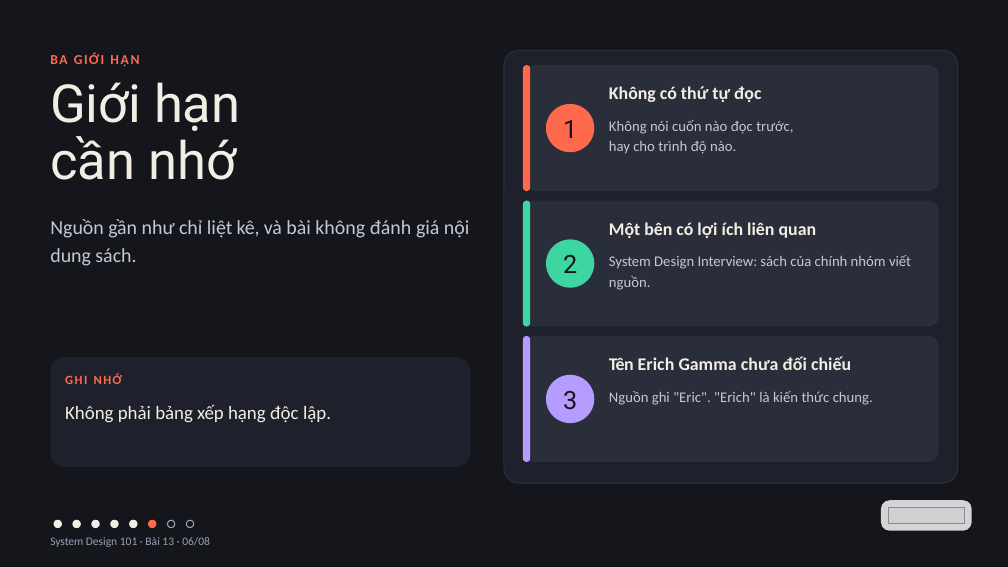
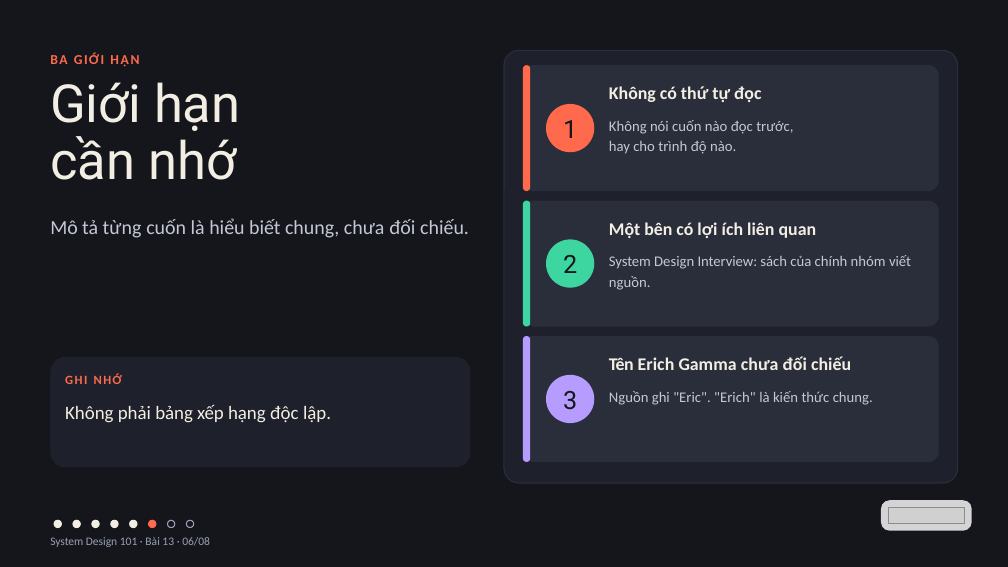
Before and after one commit to vohoailinh90/tool-marketing-studio, a slide deck: slide 6 of system-design-101/vi/lessons/sd-10-013/slides/sd-10-013.pptx. Drawn at 1008x567 pixels with LibreOffice and Linux fonts; fonts in the diff are those of the drawing; grey boxes stand for pictures. Boxes give left, top, right and bottom in pixels: in the first picture for what was removed or moved away, otherwise in the second. Text is boxed around its words. In the diff, an @@ line names an element or a change of style, - is before the commit and + after.

```diff
--- a/system-design-101/vi/lessons/sd-10-013/slides/sd-10-013.pptx
+++ b/system-design-101/vi/lessons/sd-10-013/slides/sd-10-013.pptx
@@ text at [50,218,469,238]: text changed @@
-Nguồn gần như chỉ liệt kê, và bài không đánh giá nội dung sách.
+Mô tả từng cuốn là hiểu biết chung, chưa đối chiếu.
```
Also in this commit, not shown: 7 other slides changed, 4 other files.
